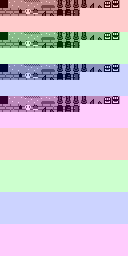
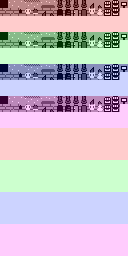
Layer changes from the first 128 × 256 image to the second:
painted on "Layer 0" over [74, 0, 128, 112]
